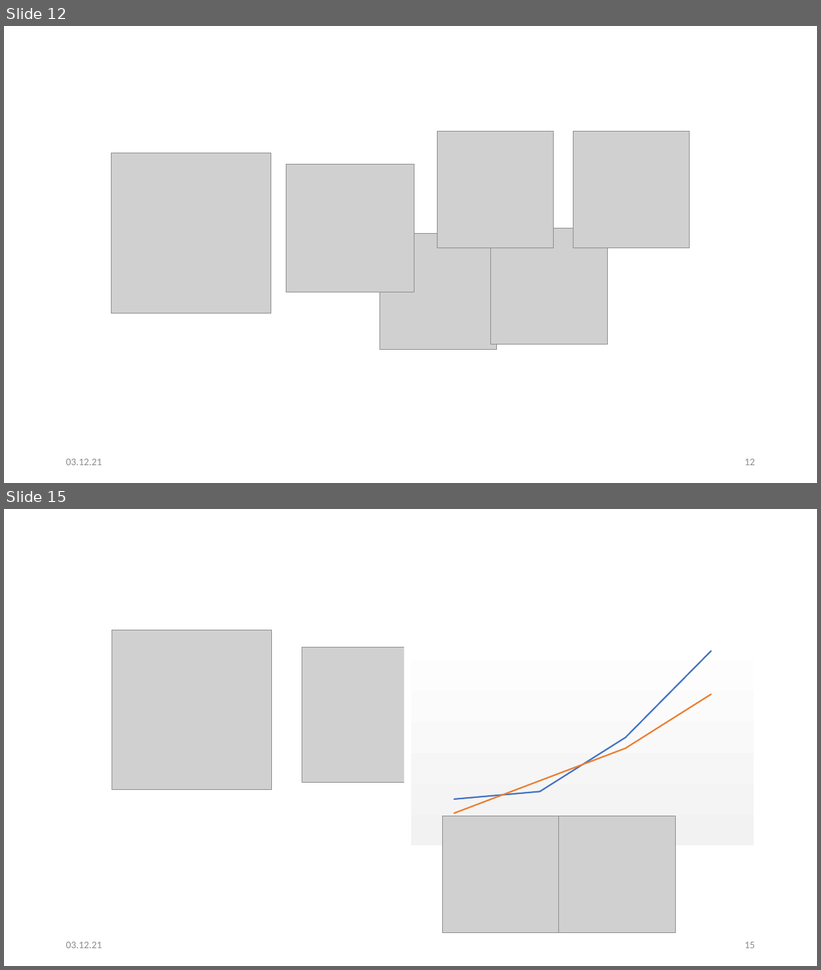
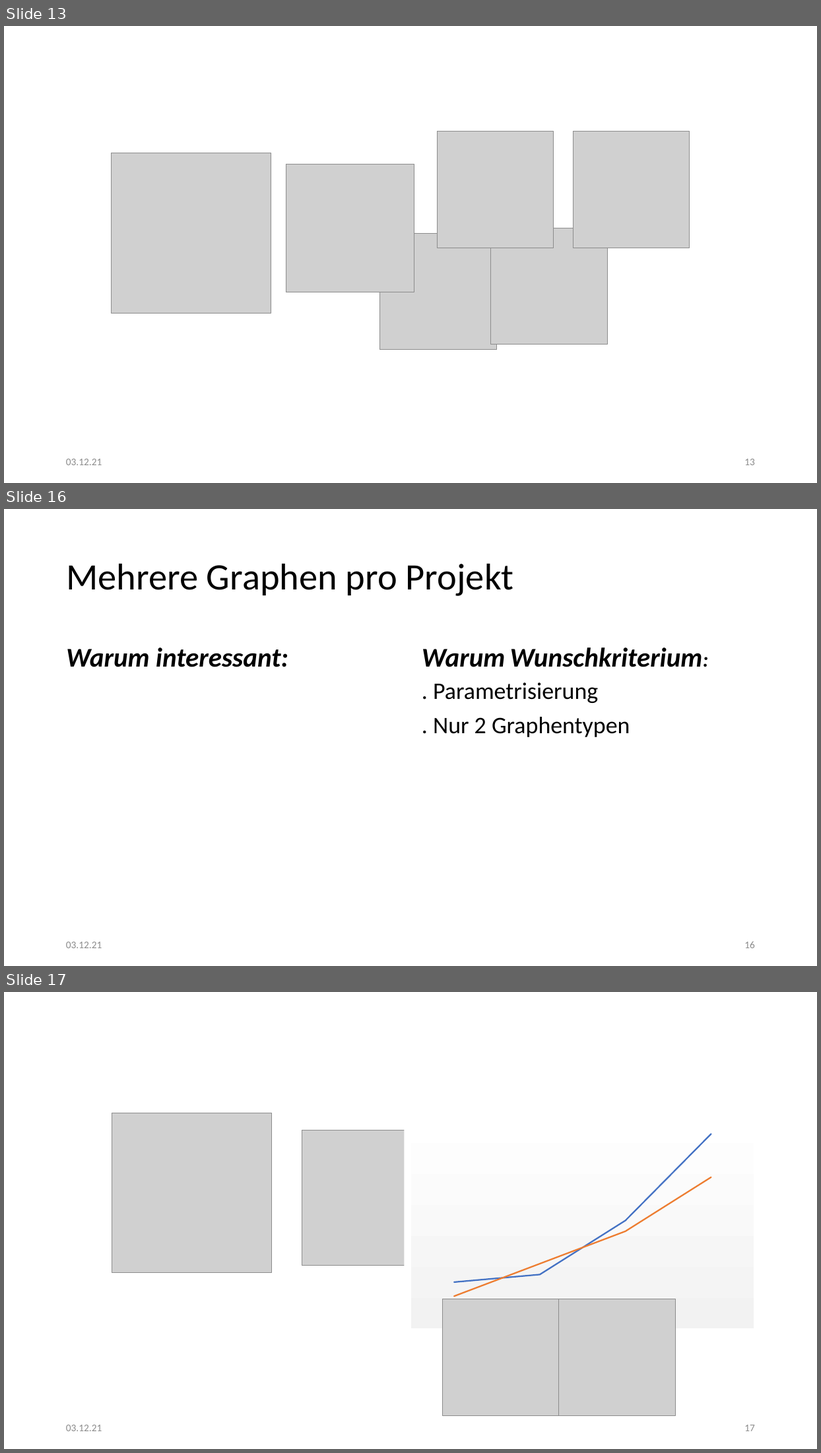
Before and after one commit to kittyahy/PSEAppGruppe2, a slide deck: Praesentationen/01-Definitionsphase/Präsentation.pptx. Shown one above the other, each under a label of ours: slides 12 and 15 before the commit, slides 13, 16 and 17 after it; the slides between them are not shown. The pictures are 821x970 and 821x1453 pixels, drawn with LibreOffice and Linux fonts; fonts in the diff are those of the drawing; grey boxes stand for pictures. Boxes give left, top, right and bottom in pixels: in the first picture for what was removed or moved away, otherwise in the second. Text is boxed around its words. In the diff, an @@ line names an element or a change of style, - is before the commit and + after.

```diff
--- a/Praesentationen/01-Definitionsphase/Präsentation.pptx
+++ b/Praesentationen/01-Definitionsphase/Präsentation.pptx
@@ slide 16 added at (4,509,817,966), background #FFFFFF @@
@@ title added at (66,563,514,596), 44 pt, text #000000 @@
+Mehrere Graphen pro Projekt
@@ text added at (66,648,288,667), 32 pt, text #000000, bold, italic @@
+Warum interessant:
@@ text added at (422,648,703,667), 32 pt, text #000000, bold, italic @@
+Warum Wunschkriterium:
@@ text added at (433,683,630,737), 28 pt, text #000000 @@
+. Parametrisierung
+. Nur 2 Graphentypen
@@ text added at (66,942,102,949), 12 pt, text #8C8C8C @@
+03.12.21
@@ page number added at (745,941,755,949), 12 pt, text #8C8C8C @@
+16
@@ what was slide 12 is now slide 13 @@
@@ page number at (745,459,755,466): text changed @@
-12
+13
@@ what was slide 15 is now slide 17 @@
@@ page number at (745,1425,755,1432): text changed @@
-15
+17
```
Also in this commit, not shown: 6 slides changed, 1 other slide added.
